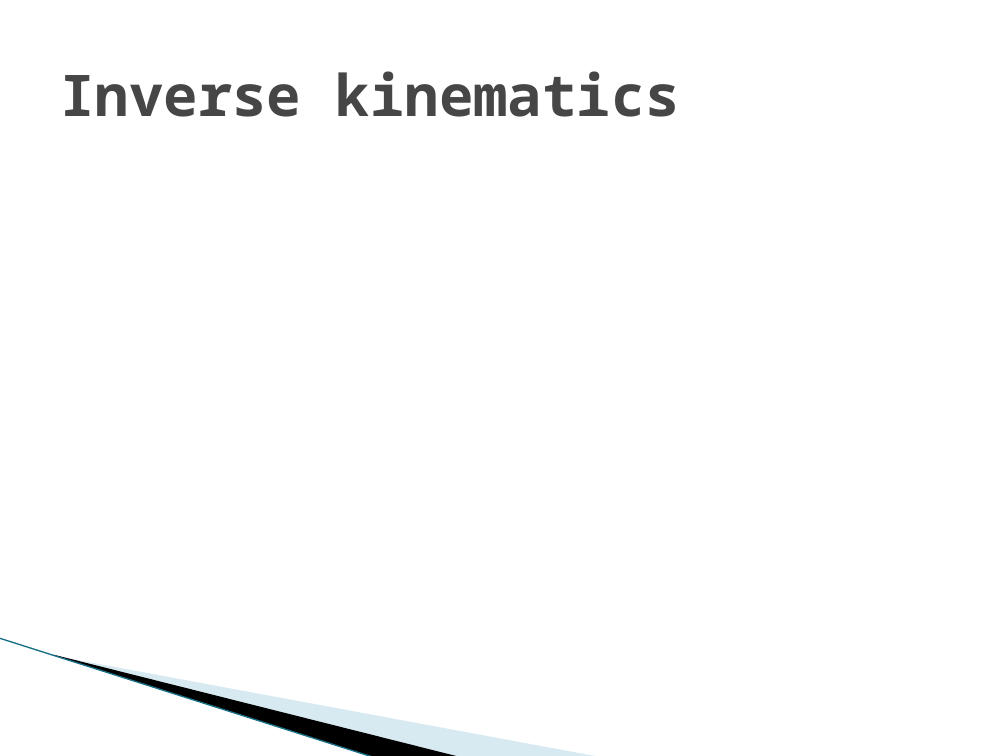
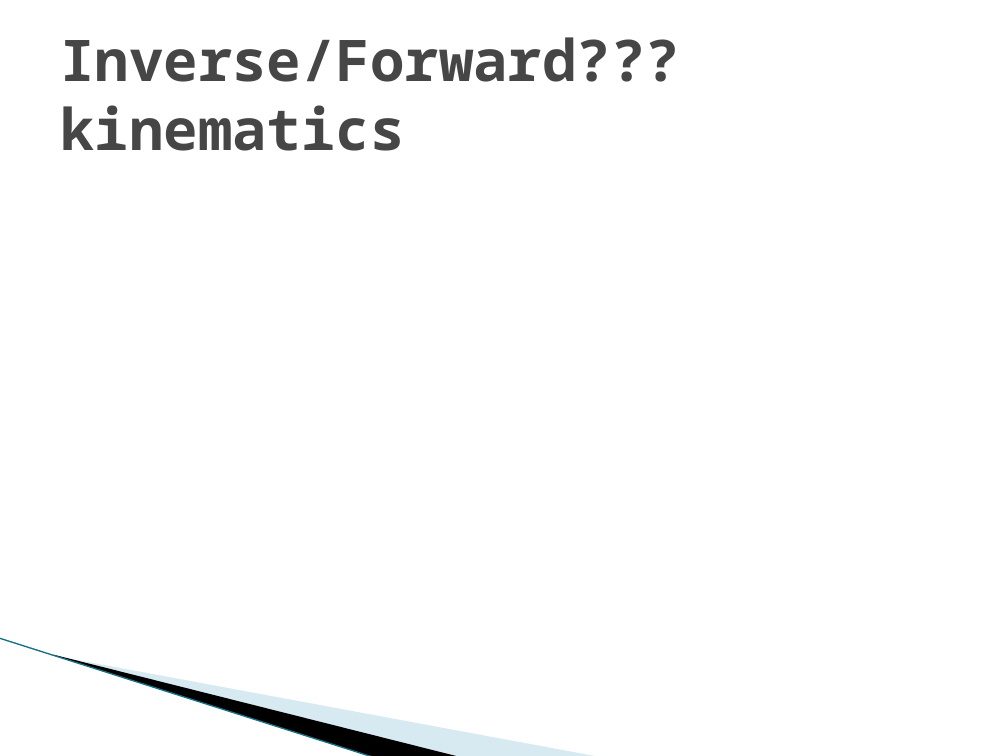
Before and after one commit to hobama/cvg01, a slide deck: slide 17 of docs/Presentation/Presentation.pptx (slide 15 before the commit). Drawn at 1008x756 pixels with LibreOffice and Linux fonts; fonts in the diff are those of the drawing; background and template pictures are left out. Boxes give left, top, right and bottom in pixels: in the first picture for what was removed or moved away, otherwise in the second. Text is boxed around its words. In the diff, an @@ line names an element or a change of style, - is before the commit and + after.

```diff
--- a/docs/Presentation/Presentation.pptx
+++ b/docs/Presentation/Presentation.pptx
@@ title at (60,37,680,151): text changed @@
-Inverse kinematics
+Inverse/Forward??? kinematics
```
Also in this commit, not shown: 5 other slides changed, 4 slides added.
